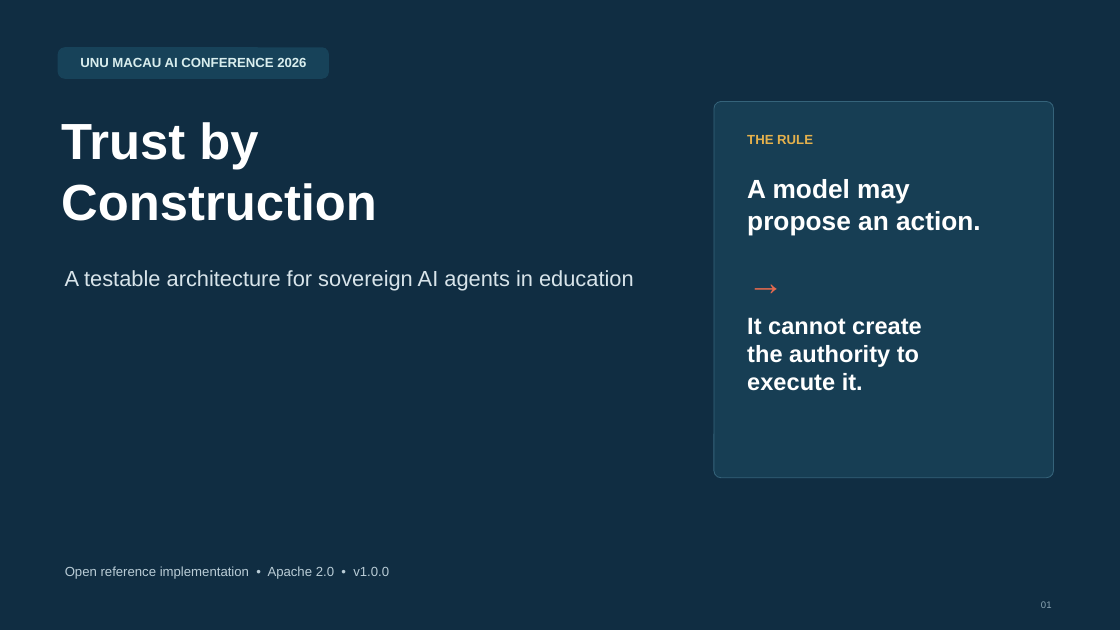
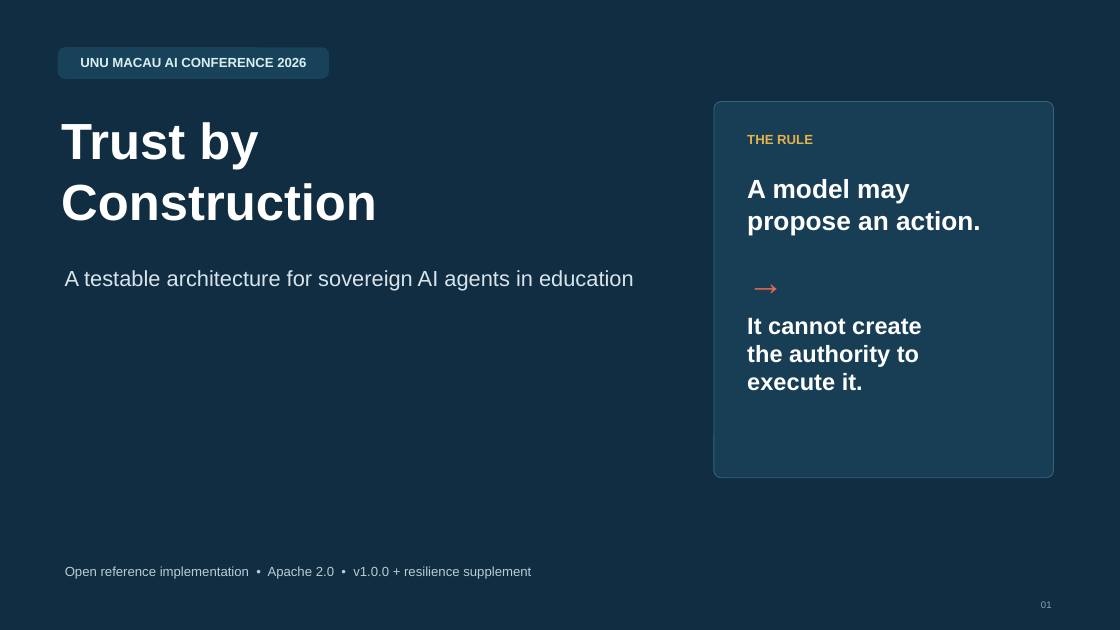
Before and after one commit to genaiworks/fssai-ra, a slide deck: slide 1 of fssai-ra/docs/trust-by-construction-final.pptx. Drawn at 1120x630 pixels with LibreOffice and Linux fonts; fonts in the diff are those of the drawing. Boxes give left, top, right and bottom in pixels: in the first picture for what was removed or moved away, otherwise in the second. Text is boxed around its words. In the diff, an @@ line names an element or a change of style, - is before the commit and + after.

```diff
--- a/fssai-ra/docs/trust-by-construction-final.pptx
+++ b/fssai-ra/docs/trust-by-construction-final.pptx
@@ text at (65,566,531,579): text changed @@
-Open reference implementation • Apache 2.0 • v1.0.0
+Open reference implementation • Apache 2.0 • v1.0.0 + resilience supplement
```
Also in this commit, not shown: 2 other slides changed, 23 other files.
